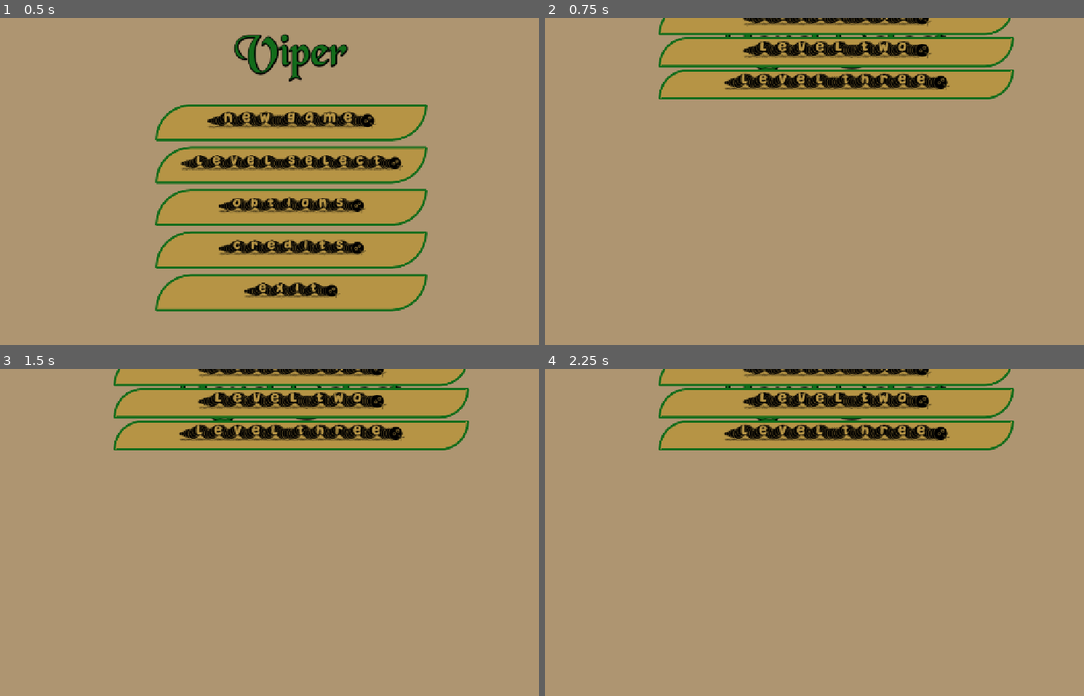
Above: before the commit, frames 1-4 (two rows, left to right).
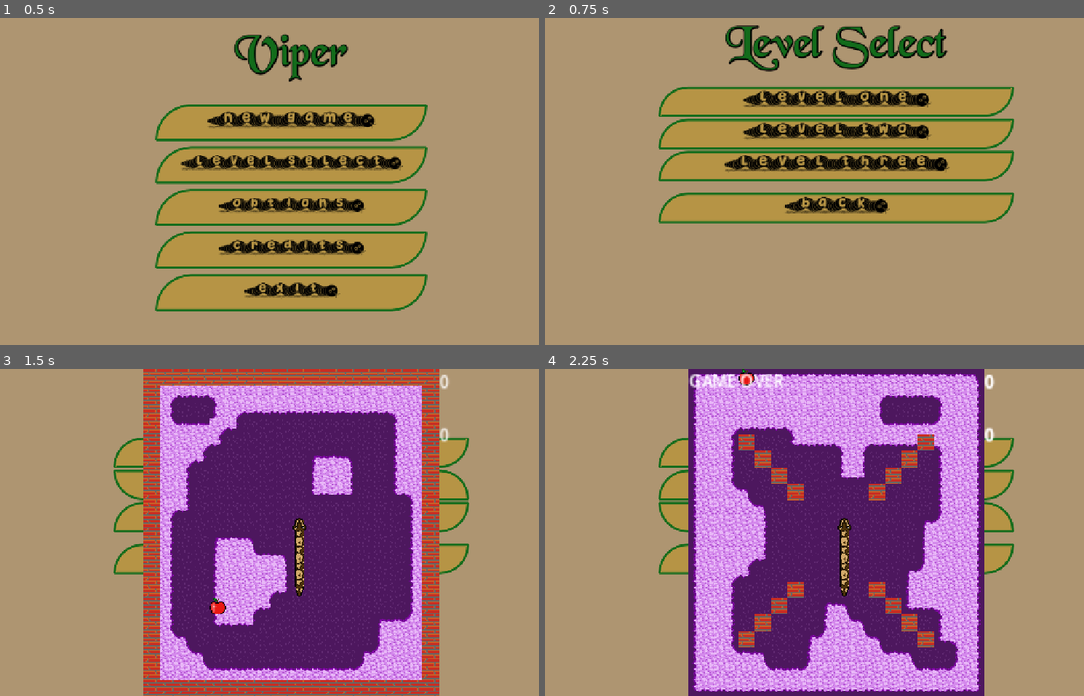
Above: after the commit, the same moments.

Repository: B-nce/Snake
Game: Godot game, scene res://scenes/main_menu_scene/main_menu.tscn
The game is run twice, just before and just after one commit, with the same random seed, the same clock (stepped at 60 frames per second) and the same inputs.
Inputs:
- Up to frame 1 (0.5 s): no input
- Up to frame 2 (0.75 s): click "(New Game)" at 0.5 s
- Up to frame 3 (1.5 s): click "(New Game)" at 1.25 s
- Up to frame 4 (2.25 s): click "(Level select)" at 2 s

Frame 1 is identical in both runs. In frame 2, 36% of the frame differs, in the area x 21-88%, y 0-63%; in frame 3, 60%; in frame 4, 60%, in the area x 21-88%, y 0-100%.

Commit message:
fixed level select

Diff:
--- a/snake/scenes/level_select/level_select.tscn
+++ b/snake/scenes/level_select/level_select.tscn
@@ -77,12 +77,13 @@
 anchor_right = 0.5
 anchor_bottom = 0.5
 offset_left = -391.0
-offset_top = -383.0
+offset_top = -210.0
 offset_right = 391.0
-offset_bottom = 479.0
+offset_bottom = 290.0
 grow_horizontal = 2
 grow_vertical = 2
-theme_override_constants/separation = 600
+theme_override_constants/separation = 25
+metadata/_edit_use_anchors_ = true
 
 [node name="VBoxContainer" type="VBoxContainer" parent="VBoxContainer"]
 layout_mode = 2
